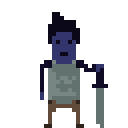
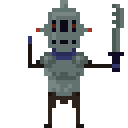
Two versions of the same layered image (128 x 128). Layer-by-layer changes:
added layer "joe copy" above "joe" over [28,0,124,128]
hid "joe" over [40,12,108,128]
